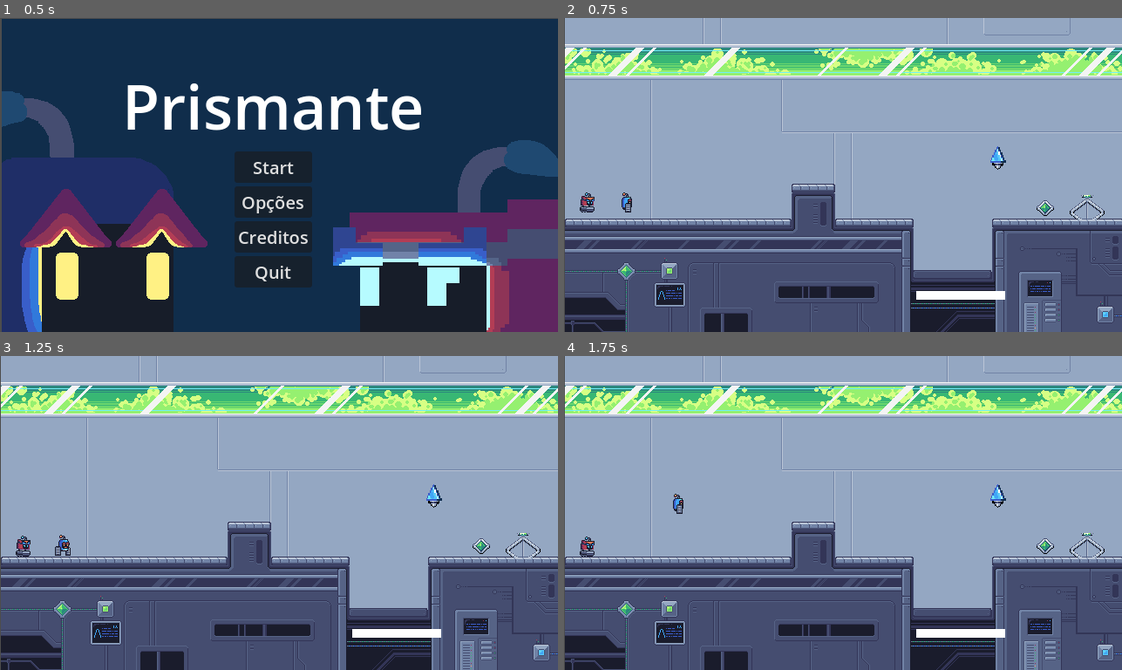
Above: before the commit, frames 1-4 (two rows, left to right).
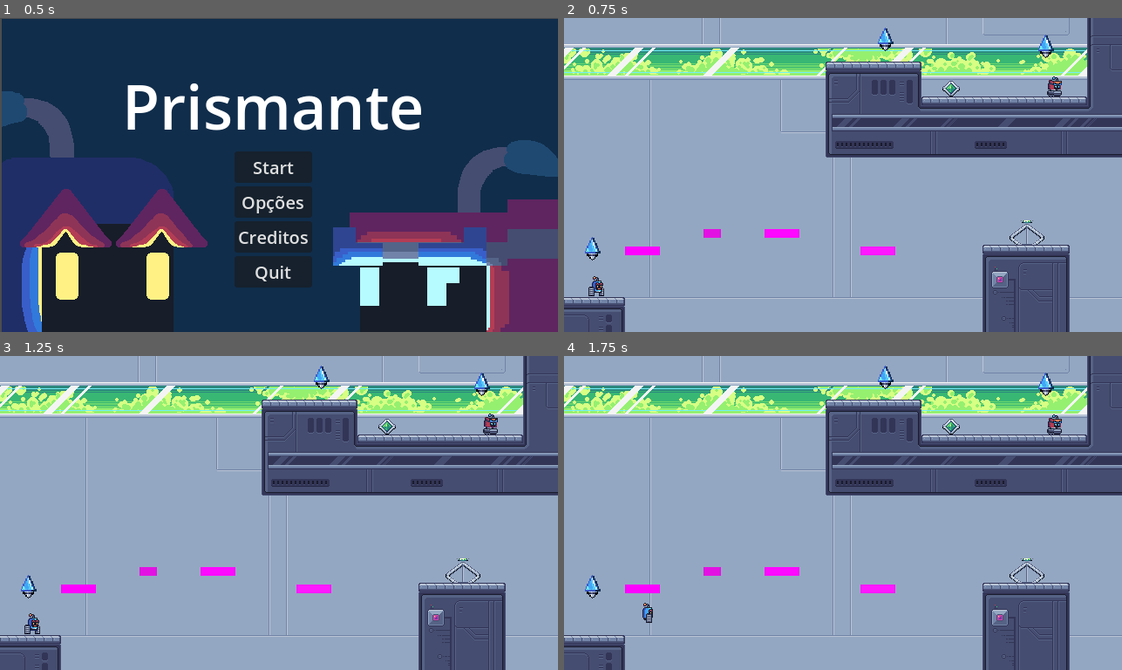
Above: after the commit, the same moments.

Repository: gdp-ufrj/Nut-Bolt
Game: Godot game, scene res://Cenas/UI/menu.tscn
Two runs of this game, one before a commit and one after it. Both use one fixed random seed, a clock stepped at 60 frames per second and the inputs below.
Inputs:
- Up to frame 1 (0.5 s): no input
- Up to frame 2 (0.75 s): click "Start" at 0.5 s
- Up to frame 3 (1.25 s): no input
- Up to frame 4 (1.75 s): hold Right (ui_right) from 1.28 s (still down); tap E (interagir) at 1.35 s; tap Up (ui_up) at 1.52 s

Frame 1 is identical in both runs. In frame 2, 48% of the frame differs, in the area x 0-100%, y 0-100%; in frame 3, 48%; in frame 4, 48%.

Commit message:
Ajuste de posição tutorial 3

Diff:
--- a/plataform-2d-godot/Cenas/Niveis/tutorial_1.tscn
+++ b/plataform-2d-godot/Cenas/Niveis/tutorial_1.tscn
@@ -6,7 +6,6 @@
 [ext_resource type="PackedScene" uid="uid://0ddsb5jtse0f" path="res://Cenas/tileset.tscn" id="3_pv42o"]
 [ext_resource type="PackedScene" uid="uid://bqbxnpowjnvbq" path="res://Cenas/Entes/botao.tscn" id="4_4dw7u"]
 [ext_resource type="PackedScene" uid="uid://cg0iyugvxt7cr" path="res://Cenas/Entes/Roteador.tscn" id="5_k87ql"]
-[ext_resource type="PackedScene" uid="uid://l6kgxpim4q5f" path="res://Cenas/Entes/plataforma_movel.tscn" id="6_kp6uw"]
 
 [sub_resource type="PhysicsMaterial" id="PhysicsMaterial_mmet4"]
 
@@ -114,6 +113,3 @@
 
 [node name="Roteador" parent="." instance=ExtResource("5_k87ql")]
 position = Vector2(497, 160)
-
-[node name="plataforma" parent="." instance=ExtResource("6_kp6uw")]
-scale = Vector2(1.7, 1)
--- a/plataform-2d-godot/Cenas/Niveis/tutorial_3.tscn
+++ b/plataform-2d-godot/Cenas/Niveis/tutorial_3.tscn
@@ -144,8 +144,10 @@
 shape = SubResource("WorldBoundaryShape2D_h5va6")
 
 [node name="plataforma_ativavel" type="StaticBody2D" parent="."]
-collision_layer = 3
-collision_mask = 3
+position = Vector2(0, -8)
+collision_layer = 3
+collision_mask = 3
+metadata/_edit_group_ = true
 
 [node name="CollisionShape2D" type="CollisionShape2D" parent="plataforma_ativavel"]
 light_mask = 3
@@ -168,11 +170,12 @@
 color = Color(1, 0.0196078, 1, 1)
 
 [node name="Plataformas Estaticas" type="Node2D" parent="."]
+position = Vector2(0, -8)
+metadata/_edit_group_ = true
 
 [node name="estatica_1" type="StaticBody2D" parent="Plataformas Estaticas"]
 collision_layer = 3
 collision_mask = 3
-metadata/_edit_lock_ = true
 metadata/_edit_group_ = true
 
 [node name="CollisionShape2D" type="CollisionShape2D" parent="Plataformas Estaticas/estatica_1"]
@@ -192,7 +195,6 @@
 [node name="estatica_2" type="StaticBody2D" parent="Plataformas Estaticas"]
 collision_layer = 3
 collision_mask = 3
-metadata/_edit_lock_ = true
 metadata/_edit_group_ = true
 
 [node name="CollisionShape2D" type="CollisionShape2D" parent="Plataformas Estaticas/estatica_2"]
@@ -241,7 +243,6 @@
 [node name="estatica_4" type="StaticBody2D" parent="Plataformas Estaticas"]
 collision_layer = 3
 collision_mask = 3
-metadata/_edit_lock_ = true
 metadata/_edit_group_ = true
 
 [node name="CollisionShape2D" type="CollisionShape2D" parent="Plataformas Estaticas/estatica_4"]
@@ -268,13 +269,13 @@
 position = Vector2(531, 245)
 
 [node name="Roteador1" parent="." instance=ExtResource("4_h5va6")]
-position = Vector2(30, 270)
+position = Vector2(32, 264)
 
 [node name="Roteador2" parent="." instance=ExtResource("4_h5va6")]
-position = Vector2(368, 23)
+position = Vector2(368, 24)
 
 [node name="Roteador3" parent="." instance=ExtResource("4_h5va6")]
-position = Vector2(550, 41)
+position = Vector2(552, 32)
 
 [node name="player_2_spawn" type="Marker2D" parent="."]
 position = Vector2(562, 78)
--- a/plataform-2d-godot/Scripts/game_controller.gd
+++ b/plataform-2d-godot/Scripts/game_controller.gd
@@ -18,7 +18,7 @@
 #Funcao chamada quando a cena começa a ser processada
 func _ready():
 	#Inicializa o indice do nivel atual e carrega o primeiro nivel
-	current_index = 0
+	current_index = 2
 	_load_level(current_index)
 
 #Funcao chamada sempre que uma acao de input não tratada acontece (como pressionar teclas)
Not shown: 1 places in plataform-2d-godot/Cenas/Niveis/tutorial_1.tscn that only renumber resources
